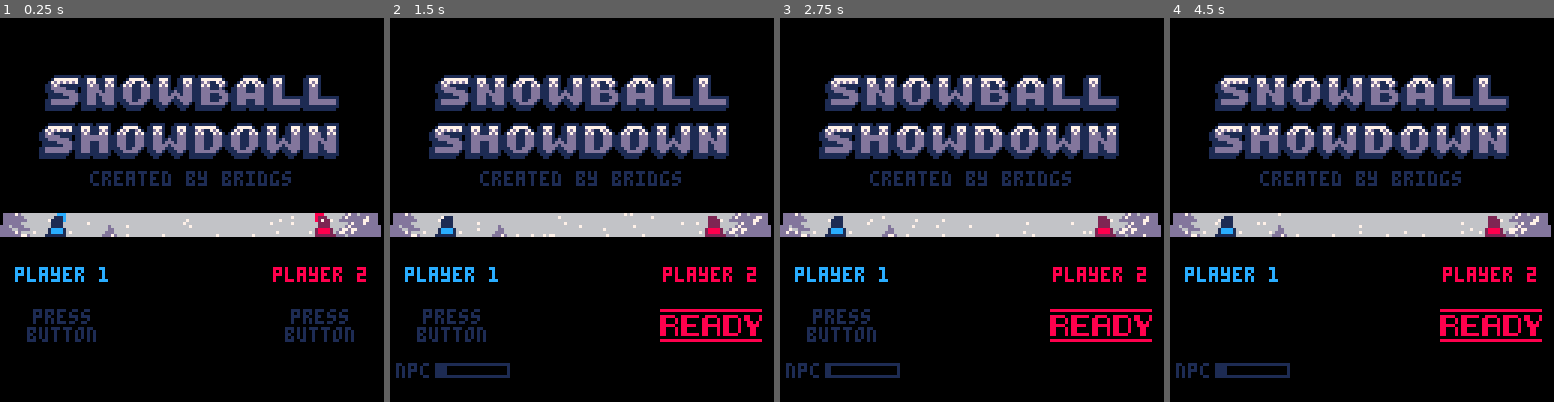
Above: before the commit, frames 1-4 (left to right).
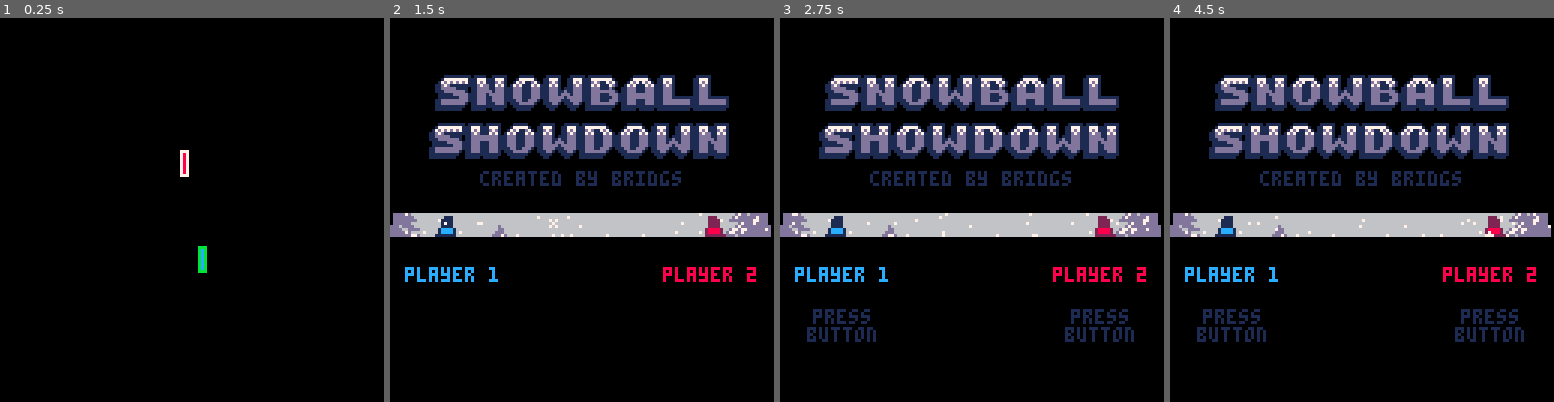
Above: after the commit, the same moments.

Repository: aylanonsense/snowball-showdown
Game: PICO-8 cartridge cart.p8
The game is run twice, just before and just after one commit, with the same random seed, the same clock (stepped at 60 frames per second) and the same inputs.
Inputs:
- Up to frame 1 (0.25 s): no input
- Up to frame 2 (1.5 s): tap X (X key) at 0.33, 1.07 s; tap O (Z key) at 0.7 s
- Up to frame 3 (2.75 s): hold Right 1.6-2.1 s; tap O (Z key) at 1.7, 2.1, 2.5 s; tap X (X key) at 1.85 s; hold Up 2.15-2.42 s; hold Right from 2.47 s (still down)
- Up to frame 4 (4.5 s): tap O (Z key) every 0.4 s from 2.9 to 4.1 s; tap X (X key) at 2.97, 4.08 s; release Right at 3.03 s; hold Left 3.08-3.58 s; hold Down 3.63-3.97 s; hold Right from 4.02 s (still down)

The runs differ from the first frame. In frame 1, 22% of the frame differs, in the area x 0-100%, y 14-85%; in frame 2, 2.5%; in frame 3, 2.1%; in frame 4, 2.8%.

Commit message:
Final cut

Diff:
--- a/cart.p8
+++ b/cart.p8
@@ -1,6 +1,54 @@
 pico-8 cartridge // http://www.pico-8.com
 version 16
 __lua__
+-- snowball showdown
+-- by bridgs @bridgs_dev
+
+daynumber="23"
+::_::
+if (btnp"5") goto donewithintro
+cls()
+f=4-abs(t()-4)
+for z=-3,3 do
+ for x=-1,1 do
+  for y=-1,1 do
+   b=mid(f-rnd".5",0,1)
+   b=3*b*b-2*b*b*b
+   a=atan2(x,y)-.25
+   c=8+(a*8)%8
+   if (x==0 and y==0) c=7
+   u=64.5+(x*13)+z
+   v=64.5+(y*13)+z
+   w=8.5*b-abs(x)*5
+   h=8.5*b-abs(y)*5
+   if (w>.5) rectfill(u-w,v-h,u+w,v+h,c) rect(u-w,v-h,u+w,v+h,c-1)
+  end
+ end
+end
+
+if rnd()<f-.5 then
+ print(daynumber,69-#daynumber*2,65,2)
+end
+
+if f>=1 then
+ for j=0,1 do
+  for i=1,f*50-50 do
+   x=cos(i/50)
+   y=sin(i/25)-abs(x)*(.5+sin(t()))
+   circfill(65+x*8,48+y*3-j,1,2+j*6)
+  end
+ end
+
+ for i=1,20 do
+  print(sub("pico-8 advent calendar",i),17+i*4,90,mid(-1-i/20+f,0,1)*7)
+ end
+end
+
+if (t()==8) goto donewithintro
+
+flip()
+goto _
+::donewithintro::
 
 --[[
 render layers:
@@ -243,7 +291,7 @@
     end,
     throw_snowball = function(self)
       sfx(4 + self.player_num, self.channel)
-      self:animate({ { 10, mid(1, 7 - flr(speed_indicator.speed_level / 3), 7) } }, function()
+      self:animate({ { 10, mid(1, 7 - flr(speed_indicator.speed_level / 2.2), 7) } }, function()
         -- snowball speed increases if the wind is in your favor
         local speed = 88 / mid(3, 17 - speed_indicator.speed_level, 17)
         -- throw snowball
Not shown, changed: 130 lines of the sprite sheet (__gfx__) section of cart.p8
Not shown, changed: the thumbnail (__label__) section of cart.p8
Not shown, changed: the sound effects (__sfx__) section of cart.p8
